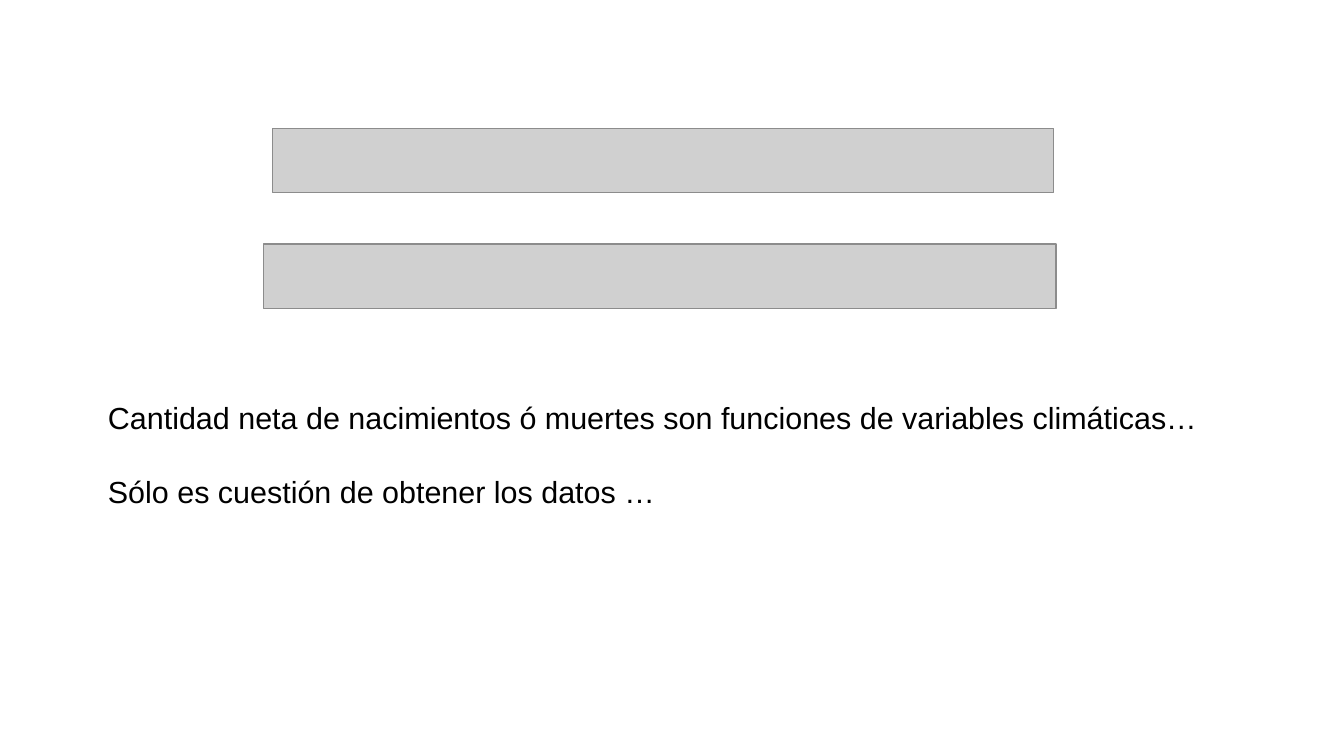
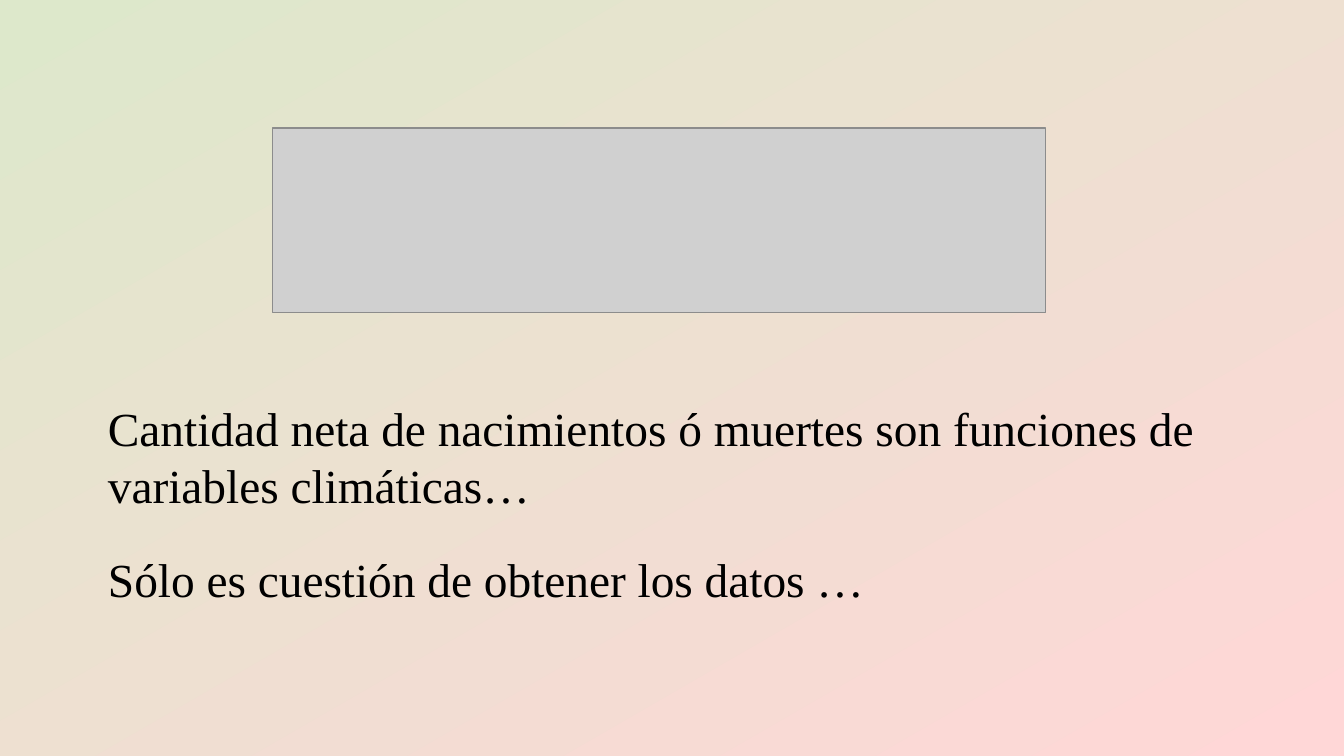
Before and after one commit to gerardommc/Ecologia-Teorica-II, a slide deck: slide 5 of Nicho/Caso-demografico.odp (slide 4 before the commit). Drawn at 1344x756 pixels with LibreOffice and Linux fonts; fonts in the diff are those of the drawing; grey boxes stand for pictures. Boxes give left, top, right and bottom in pixels: in the first picture for what was removed or moved away, otherwise in the second. Text is boxed around its words. In the diff, an @@ line names an element or a change of style, - is before the commit and + after.

```diff
--- a/Nicho/Caso-demografico.odp
+++ b/Nicho/Caso-demografico.odp
@@ background #FFFFFF to gradient #DDE8CB to #FFD7D7 @@
@@ picture: place and size @@
-picture at [263, 244, 1056, 309]
+picture at [272, 128, 1046, 313]
@@ picture removed at [272, 128, 1054, 193] @@
@@ text "Cantidad neta de nacimientos ó ..." at [108, 412, 1194, 598]: size 18 to 28 pt, font Arial to Times New Roman @@
```
Also in this commit, not shown: 20 other slides changed, 2 slides added, 1 slide removed, 4 other files.
